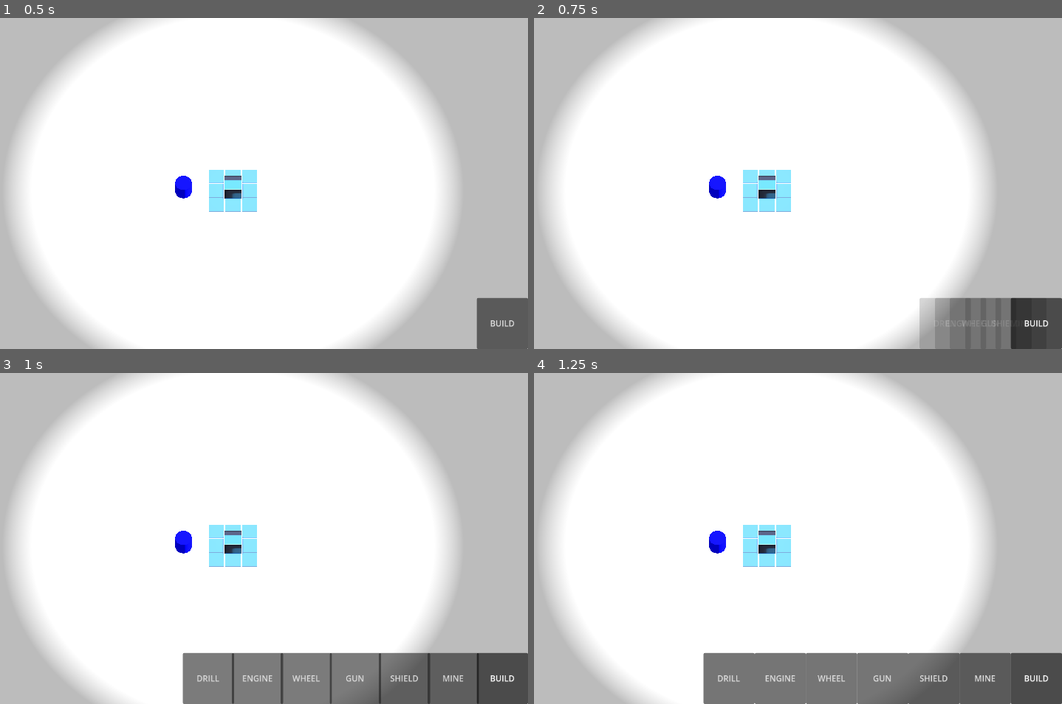
Above: before the commit, frames 1-4 (two rows, left to right).
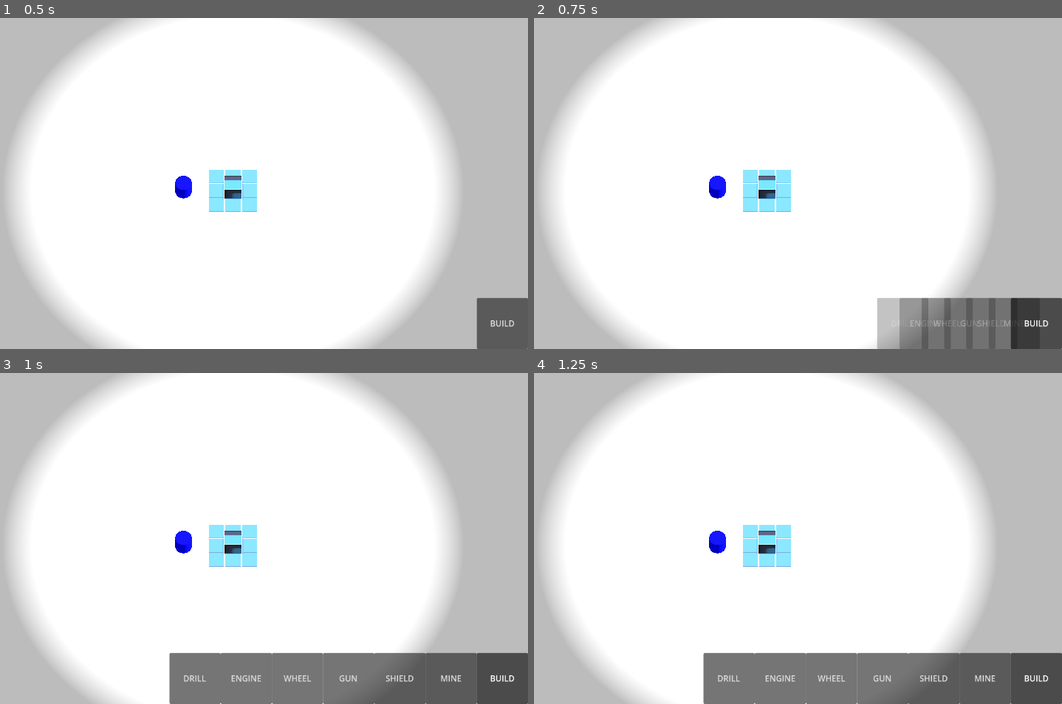
Above: after the commit, the same moments.

Repository: HedgeLizards/major
Game: Godot game, scene res://scenes/world.tscn
The game is run twice, just before and just after one commit, with the same random seed, the same clock (stepped at 60 frames per second) and the same inputs. The engine's default icon, where the game draws it, is replaced by a stand-in: a white triangle on a blue panel in a dark square.
Inputs:
- Up to frame 1 (0.5 s): no input
- Up to frame 2 (0.75 s): click "BUILD" at 0.5 s
- Up to frame 3 (1 s): no input
- Up to frame 4 (1.25 s): no input

Frame 1 is identical in both runs. In frame 2, 2.2% of the frame differs, in the area x 65-91%, y 84-100%; in frame 3, 1.2%; in frame 4, nothing differs.

Commit message:
Some BuildMenu fixes and refactoring

Diff:
--- a/code/BuildMenu.gd
+++ b/code/BuildMenu.gd
@@ -30,65 +30,37 @@
 	pass # Replace with function body.
 
 func _on_build_toggled(button_pressed):
+	var number_of_v_box_containers = get_child_count() - 1
 	var tween = create_tween().set_parallel().set_trans(Tween.TRANS_SINE)
 
 	if button_pressed:
-		for i in 6:
+		for i in number_of_v_box_containers:
 			var v_box_container = get_child(i)
 
-			tween.tween_property(v_box_container, 'offset_right', (6 - i) * -100 * screen_scale, 0.5)
-			tween.tween_property(v_box_container, 'modulate:a', 1, 0.5)
+			tween.tween_property(v_box_container, 'offset_right', (number_of_v_box_containers - i) * -100 * screen_scale, 0.4)
+			tween.tween_property(v_box_container, 'modulate:a', 1, 0.4)
 	else:
-		for i in 6:
+		for i in number_of_v_box_containers:
 			var v_box_container = get_child(i)
 
-			tween.tween_property(v_box_container, 'offset_right', 0, 0.5)
-			tween.tween_property(v_box_container, 'modulate:a', 0, 0.5)
+			tween.tween_property(v_box_container, 'offset_right', 0, 0.4)
+			tween.tween_property(v_box_container, 'modulate:a', 0, 0.4)
 
-func _on_drill_mouse_entered():
-	$VBoxContainer1/Label1.visible = true
-	$VBoxContainer1/Label2.visible = true
+func show_labels(index):
+	var v_box_container = get_child(index)
+	var number_of_labels = v_box_container.get_child_count() - 1
 
-func _on_drill_mouse_exited():
-	$VBoxContainer1/Label1.visible = false
-	$VBoxContainer1/Label2.visible = false
+	v_box_container.pivot_offset.y += number_of_labels * 30
 
-func _on_engine_mouse_entered():
-	$VBoxContainer2/Label1.visible = true
-	$VBoxContainer2/Label2.visible = true
+	for i in number_of_labels:
+		v_box_container.get_child(i).visible = true
 
-func _on_engine_mouse_exited():
-	$VBoxContainer2/Label1.visible = false
-	$VBoxContainer2/Label2.visible = false
 
-func _on_wheel_mouse_entered():
-	$VBoxContainer3/Label1.visible = true
-	$VBoxContainer3/Label2.visible = true
+func hide_labels(index):
+	var v_box_container = get_child(index)
+	var number_of_labels = v_box_container.get_child_count() - 1
 
-func _on_wheel_mouse_exited():
-	$VBoxContainer3/Label1.visible = false
-	$VBoxContainer3/Label2.visible = false
+	v_box_container.pivot_offset.y -= number_of_labels * 30
 
-func _on_gun_mouse_entered():
-	$VBoxContainer4/Label1.visible = true
-	$VBoxContainer4/Label2.visible = true
-
-func _on_gun_mouse_exited():
-	$VBoxContainer4/Label1.visible = false
-	$VBoxContainer4/Label2.visible = false
-
-func _on_shield_mouse_entered():
-	$VBoxContainer5/Label1.visible = true
-	$VBoxContainer5/Label2.visible = true
-
-func _on_shield_mouse_exited():
-	$VBoxContainer5/Label1.visible = false
-	$VBoxContainer5/Label2.visible = false
-
-func _on_mine_mouse_entered():
-	$VBoxContainer6/Label1.visible = true
-	$VBoxContainer6/Label2.visible = true
-
-func _on_mine_mouse_exited():
-	$VBoxContainer6/Label1.visible = false
-	$VBoxContainer6/Label2.visible = false
+	for i in number_of_labels:
+		v_box_container.get_child(i).visible = false
--- a/code/Vehicle.gd
+++ b/code/Vehicle.gd
@@ -48,7 +48,7 @@
 
 		if new_hovered_row < 0 || new_hovered_row >= grid.size() || \
 			new_hovered_column < 0 || new_hovered_column >= grid[0].size() || \
-			grid[new_hovered_row][new_hovered_column].name == 'Core':
+			grid[new_hovered_row][new_hovered_column].name == 'Engine':
 			new_hovered_row = null
 			new_hovered_column = null
 
--- a/scenes/build_menu.tscn
+++ b/scenes/build_menu.tscn
@@ -236,22 +236,22 @@
 shortcut_feedback = false
 text = "BUILD"
 
-[connection signal="mouse_entered" from="VBoxContainer1/Drill" to="." method="_on_drill_mouse_entered"]
-[connection signal="mouse_exited" from="VBoxContainer1/Drill" to="." method="_on_drill_mouse_exited"]
+[connection signal="mouse_entered" from="VBoxContainer1/Drill" to="." method="show_labels" binds= [0]]
+[connection signal="mouse_exited" from="VBoxContainer1/Drill" to="." method="hide_labels" binds= [0]]
 [connection signal="pressed" from="VBoxContainer1/Drill" to="." method="_on_drill_pressed"]
-[connection signal="mouse_entered" from="VBoxContainer2/Engine" to="." method="_on_engine_mouse_entered"]
-[connection signal="mouse_exited" from="VBoxContainer2/Engine" to="." method="_on_engine_mouse_exited"]
+[connection signal="mouse_entered" from="VBoxContainer2/Engine" to="." method="show_labels" binds= [1]]
+[connection signal="mouse_exited" from="VBoxContainer2/Engine" to="." method="hide_labels" binds= [1]]
 [connection signal="pressed" from="VBoxContainer2/Engine" to="." method="_on_engine_pressed"]
-[connection signal="mouse_entered" from="VBoxContainer3/Wheel" to="." method="_on_wheel_mouse_entered"]
-[connection signal="mouse_exited" from="VBoxContainer3/Wheel" to="." method="_on_wheel_mouse_exited"]
+[connection signal="mouse_entered" from="VBoxContainer3/Wheel" to="." method="show_labels" binds= [2]]
+[connection signal="mouse_exited" from="VBoxContainer3/Wheel" to="." method="hide_labels" binds= [2]]
 [connection signal="pressed" from="VBoxContainer3/Wheel" to="." method="_on_wheel_pressed"]
-[connection signal="mouse_entered" from="VBoxContainer4/Gun" to="." method="_on_gun_mouse_entered"]
-[connection signal="mouse_exited" from="VBoxContainer4/Gun" to="." method="_on_gun_mouse_exited"]
+[connection signal="mouse_entered" from="VBoxContainer4/Gun" to="." method="show_labels" binds= [3]]
+[connection signal="mouse_exited" from="VBoxContainer4/Gun" to="." method="hide_labels" binds= [3]]
 [connection signal="pressed" from="VBoxContainer4/Gun" to="." method="_on_gun_pressed"]
-[connection signal="mouse_entered" from="VBoxContainer5/Shield" to="." method="_on_shield_mouse_entered"]
-[connection signal="mouse_exited" from="VBoxContainer5/Shield" to="." method="_on_shield_mouse_exited"]
+[connection signal="mouse_entered" from="VBoxContainer5/Shield" to="." method="show_labels" binds= [4]]
+[connection signal="mouse_exited" from="VBoxContainer5/Shield" to="." method="hide_labels" binds= [4]]
 [connection signal="pressed" from="VBoxContainer5/Shield" to="." method="_on_shield_pressed"]
-[connection signal="mouse_entered" from="VBoxContainer6/Mine" to="." method="_on_mine_mouse_entered"]
-[connection signal="mouse_exited" from="VBoxContainer6/Mine" to="." method="_on_mine_mouse_exited"]
+[connection signal="mouse_entered" from="VBoxContainer6/Mine" to="." method="show_labels" binds= [5]]
+[connection signal="mouse_exited" from="VBoxContainer6/Mine" to="." method="hide_labels" binds= [5]]
 [connection signal="pressed" from="VBoxContainer6/Mine" to="." method="_on_mine_pressed"]
 [connection signal="toggled" from="Build" to="." method="_on_build_toggled"]
